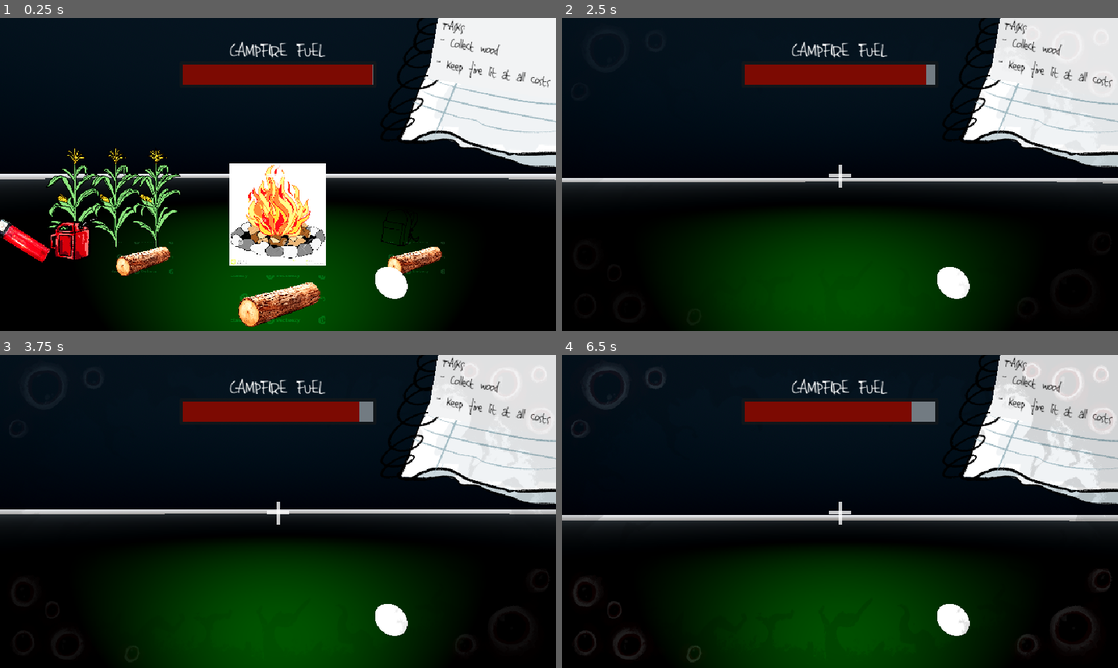
Above: before the commit, frames 1-4 (two rows, left to right).
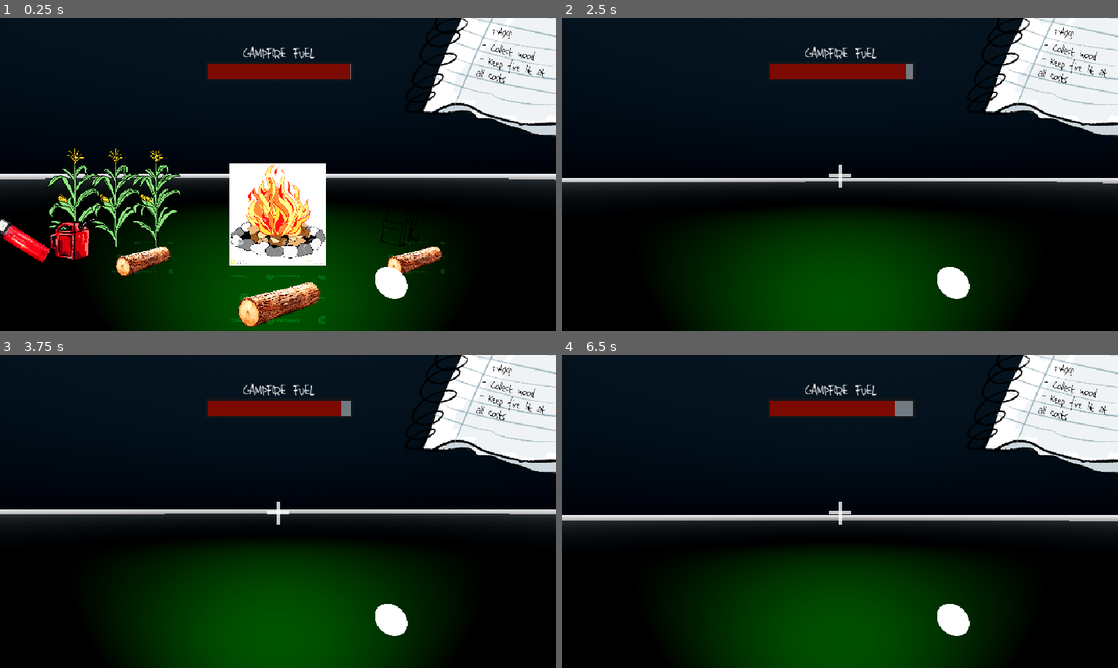
Above: after the commit, the same moments.

Repository: BradEstacio/pyronoia
Game: Godot game, scene res://Scenes/map.tscn
Same seed, same stepped clock (60 frames per second), same inputs: the game is played once before the commit and once after it. Sound files missing from this copy of the repository are replaced by a short silence.
Inputs (mouse positions are in pixels of both pictures, inside the frame that each line leads up to):
- Up to frame 1 (0.25 s): no input
- Up to frame 2 (2.5 s): tap Enter at 0.5 s; move the mouse to (867, 174) at 0.52 s; hold Up (ui_up) from 0.53 s (still down); tap E (ui_interact) at 0.6, 1.35, 2.1 s; move the mouse to (812, 174) at 1.27 s; tap Space at 2 s; move the mouse to (851, 168) at 2.02 s
- Up to frame 3 (3.75 s): keep holding Up (ui_up); tap Enter at 2.75 s; move the mouse to (272, 517) at 2.77 s; tap E (ui_interact) at 2.85, 3.6 s; tap Space at 3.5 s; move the mouse to (316, 514) at 3.52 s
- Up to frame 4 (6.5 s): tap Escape (ui_cancel) at 4.15 s; tap Enter at 4.25 s; move the mouse to (795, 508) at 4.27 s; tap E (ui_interact) at 4.35, 5.1, 5.85 s; tap Space at 5 s; move the mouse to (845, 511) at 5.02 s; move the mouse to (817, 505) at 5.77 s; release Up (ui_up) at 5.78 s; hold Right (ui_right) from 5.78 s (still down)

The runs differ from the first frame. In frame 1, 7.0% of the frame differs, in the area x 32-100%, y 0-48%; in frame 2, 7.3%; in frame 3, 7.6%; in frame 4, 11%, in the area x 0-100%, y 0-99%.

Commit message:
SFX and visual updates

Diff:
--- a/Scenes/Entities/campfire.tscn
+++ b/Scenes/Entities/campfire.tscn
@@ -1,10 +1,12 @@
-[gd_scene load_steps=7 format=3 uid="uid://c2q27maoaq61d"]
+[gd_scene load_steps=9 format=3 uid="uid://c2q27maoaq61d"]
 
 [ext_resource type="Script" uid="uid://byr15wwts30cc" path="res://Scripts/campfire.gd" id="1_qcxes"]
 [ext_resource type="Texture2D" uid="uid://dwvf0x1cer0ja" path="res://Sprites/Temporary/fire pit tmp.jpg" id="2_a7vrp"]
-[ext_resource type="AudioStream" uid="uid://dxvg8j5vls6t8" path="res://Assets/SFX/9726__rbirdwise__campfire-crackling/157187__rbirdwise__campfire-crackle-3.wav" id="3_mnbo1"]
+[ext_resource type="AudioStream" uid="uid://ciksxuejfno8l" path="res://Assets/SFX/9726__rbirdwise__campfire-crackling/157185__rbirdwise__campfire-crackle-1.wav" id="3_ftfgn"]
 [ext_resource type="AudioStream" uid="uid://bks46s3wkm577" path="res://Assets/SFX/530355__danielpodlovics__fire.wav" id="4_s4mwt"]
 [ext_resource type="AudioStream" uid="uid://jnfbi78538af" path="res://Assets/SFX/352174__inspectorj__dropping-wood-m.wav" id="5_s4mwt"]
+[ext_resource type="AudioStream" uid="uid://cvpj5tkeyemm7" path="res://Assets/SFX/369017__patobottos__heartbeats-61.wav" id="6_ftfgn"]
+[ext_resource type="AudioStream" uid="uid://bv5pjeyih0o4b" path="res://Assets/SFX/332809__loudernoises__heartbeat-100bpm-limited.wav" id="7_qmjfc"]
 
 [sub_resource type="SphereShape3D" id="SphereShape3D_8v6no"]
 
@@ -26,15 +28,26 @@
 [node name="CollisionShape3D" type="CollisionShape3D" parent="SpriteStaticBody" groups=["Sprite Collider"]]
 shape = SubResource("SphereShape3D_8v6no")
 
-[node name="Campfire1" type="AudioStreamPlayer3D" parent="."]
+[node name="CampfireCrackle" type="AudioStreamPlayer3D" parent="."]
 transform = Transform3D(1, 0, 0, 0, 1, 0, 0, 0, 1, 0, 0.5, 0)
-stream = ExtResource("3_mnbo1")
-autoplay = true
+stream = ExtResource("3_ftfgn")
+max_distance = 4096.0
 
 [node name="AddKindling" type="AudioStreamPlayer3D" parent="."]
 stream = ExtResource("4_s4mwt")
+volume_db = -12.5
 
 [node name="DropOffWood" type="AudioStreamPlayer3D" parent="."]
 stream = ExtResource("5_s4mwt")
 volume_db = -12.5
 pitch_scale = 0.75
+
+[node name="Heartbeat" type="AudioStreamPlayer" parent="."]
+stream = ExtResource("6_ftfgn")
+volume_db = -20.0
+
+[node name="HeartbeatFast" type="AudioStreamPlayer" parent="."]
+stream = ExtResource("7_qmjfc")
+volume_db = -17.5
+
+[connection signal="finished" from="CampfireCrackle" to="." method="_on_campfire_sound_finished"]
--- a/Scenes/Entities/wood.tscn
+++ b/Scenes/Entities/wood.tscn
@@ -32,6 +32,17 @@
 [node name="PickUp" type="AudioStreamPlayer3D" parent="."]
 transform = Transform3D(1, 0, 0, 0, 1, 0, 0, 0, 1, 0, 0.5, 0)
 stream = ExtResource("3_bxtp4")
+volume_db = -22.5
+pitch_scale = 0.8
 
 [node name="DropOffWood" type="AudioStreamPlayer3D" parent="."]
 stream = ExtResource("4_iqssn")
+volume_db = -15.0
+
+[node name="OmniLight3D" type="OmniLight3D" parent="."]
+visible = false
+light_color = Color(1, 1, 0, 1)
+light_energy = 2.5
+light_indirect_energy = 0.0
+omni_range = 2.5
+omni_attenuation = 2.0
--- a/Scenes/HUD/fuel_bar.tscn
+++ b/Scenes/HUD/fuel_bar.tscn
@@ -24,12 +24,13 @@
 anchor_top = 0.5
 anchor_right = 0.5
 anchor_bottom = 0.5
-offset_left = -170.0
+offset_left = -125.0
 offset_top = -195.0
-offset_right = 170.0
+offset_right = 215.0
 offset_bottom = -150.0
 grow_horizontal = 2
 grow_vertical = 2
+scale = Vector2(0.75, 0.75)
 
 [node name="Label" type="Label" parent="Panel"]
 layout_mode = 1
--- a/Scenes/HUD/prompt_hud.tscn
+++ b/Scenes/HUD/prompt_hud.tscn
@@ -18,7 +18,7 @@
 grow_vertical = 2
 mouse_filter = 2
 
-[node name="PickupPanel" type="Panel" parent="."]
+[node name="Pickup" type="Panel" parent="."]
 visible = false
 layout_mode = 1
 anchors_preset = 7
@@ -35,7 +35,7 @@
 mouse_filter = 2
 theme_override_styles/panel = SubResource("StyleBoxFlat_wpes4")
 
-[node name="Label" type="Label" parent="PickupPanel"]
+[node name="Label" type="Label" parent="Pickup"]
 layout_mode = 1
 anchors_preset = 8
 anchor_left = 0.5
@@ -54,7 +54,7 @@
 horizontal_alignment = 1
 vertical_alignment = 1
 
-[node name="DropoffPanel" type="Panel" parent="."]
+[node name="Drop" type="Panel" parent="."]
 visible = false
 layout_mode = 1
 anchors_preset = 7
@@ -71,7 +71,43 @@
 mouse_filter = 2
 theme_override_styles/panel = SubResource("StyleBoxFlat_wpes4")
 
-[node name="Label" type="Label" parent="DropoffPanel"]
+[node name="Label" type="Label" parent="Drop"]
+layout_mode = 1
+anchors_preset = 8
+anchor_left = 0.5
+anchor_top = 0.5
+anchor_right = 0.5
+anchor_bottom = 0.5
+offset_left = -20.0
+offset_top = -11.5
+offset_right = 20.0
+offset_bottom = 11.5
+grow_horizontal = 2
+grow_vertical = 2
+theme_override_fonts/font = ExtResource("1_7n5wc")
+theme_override_font_sizes/font_size = 32
+text = "Drop item (E)"
+horizontal_alignment = 1
+vertical_alignment = 1
+
+[node name="Kindling" type="Panel" parent="."]
+visible = false
+layout_mode = 1
+anchors_preset = 7
+anchor_left = 0.5
+anchor_top = 1.0
+anchor_right = 0.5
+anchor_bottom = 1.0
+offset_left = -87.5
+offset_top = -140.0
+offset_right = 87.5
+offset_bottom = -90.0
+grow_horizontal = 2
+grow_vertical = 0
+mouse_filter = 2
+theme_override_styles/panel = SubResource("StyleBoxFlat_wpes4")
+
+[node name="Label" type="Label" parent="Kindling"]
 layout_mode = 1
 anchors_preset = 8
 anchor_left = 0.5
@@ -98,9 +134,9 @@
 anchor_top = 1.0
 anchor_right = 0.5
 anchor_bottom = 1.0
-offset_left = -87.5
+offset_left = -115.0
 offset_top = -140.0
-offset_right = 87.5
+offset_right = 115.0
 offset_bottom = -90.0
 grow_horizontal = 2
 grow_vertical = 0
@@ -122,7 +158,7 @@
 grow_vertical = 2
 theme_override_fonts/font = ExtResource("1_7n5wc")
 theme_override_font_sizes/font_size = 32
-text = "Not needed right now"
+text = "I don't need that right now"
 horizontal_alignment = 1
 vertical_alignment = 1
 
--- a/Scenes/HUD/task_list.tscn
+++ b/Scenes/HUD/task_list.tscn
@@ -13,39 +13,31 @@
 mouse_filter = 2
 
 [node name="Sprite2D" type="Sprite2D" parent="."]
-position = Vector2(480, 270)
-scale = Vector2(0.5, 0.5)
+position = Vector2(540, 215)
+scale = Vector2(0.45, 0.45)
 texture = ExtResource("1_r025w")
 
-[node name="ColorRect" type="ColorRect" parent="."]
-layout_mode = 0
-offset_left = 763.00006
-offset_top = -37.999996
-offset_right = 1057.2935
-offset_bottom = 105.99361
-rotation = 0.16734105
-color = Color(0.9490196, 0.9529412, 0.95686275, 1)
-
-[node name="Title" type="Label" parent="ColorRect"]
-layout_mode = 0
-offset_left = 9.607178
-offset_top = 32.85881
-offset_right = 219.60718
-offset_bottom = 67.85881
+[node name="Title" type="Label" parent="Sprite2D"]
+offset_left = 695.0
+offset_top = -460.0
+offset_right = 905.0
+offset_bottom = -373.0
+rotation = 0.17453292
 theme_override_colors/font_color = Color(0, 0, 0, 1)
 theme_override_fonts/font = ExtResource("1_76h0m")
-theme_override_font_sizes/font_size = 30
+theme_override_font_sizes/font_size = 60
 text = "TASKS:"
 
-[node name="Label" type="Label" parent="ColorRect"]
-layout_mode = 0
-offset_left = 9.760368
-offset_top = 61.90959
-offset_right = 219.76038
-offset_bottom = 136.89735
+[node name="Label" type="Label" parent="Sprite2D"]
+offset_left = 658.0
+offset_top = -402.0
+offset_right = 956.07324
+offset_bottom = -186.0
+rotation = 0.20943952
 theme_override_colors/font_color = Color(0, 0, 0, 1)
+theme_override_constants/line_spacing = -17
 theme_override_fonts/font = ExtResource("1_76h0m")
-theme_override_font_sizes/font_size = 30
+theme_override_font_sizes/font_size = 60
 text = "- Collect wood
 - Keep fire lit at all costs"
 autowrap_mode = 2
--- a/Scenes/HUD/vignette.tscn
+++ b/Scenes/HUD/vignette.tscn
@@ -16,16 +16,16 @@
 
 [node name="Vignette" type="Control"]
 layout_mode = 3
-anchors_preset = 15
-anchor_right = 1.0
-anchor_bottom = 1.0
+anchors_preset = 8
+anchor_left = 0.5
+anchor_top = 0.5
+anchor_right = 0.5
+anchor_bottom = 0.5
 grow_horizontal = 2
 grow_vertical = 2
 mouse_filter = 2
 
 [node name="AnimatedVignette" type="AnimatedSprite2D" parent="."]
-position = Vector2(480, 270)
-scale = Vector2(0.5, 0.5)
 sprite_frames = SubResource("SpriteFrames_qc8b6")
 speed_scale = 0.25
 
--- /dev/null
+++ b/Scenes/SFX/task_update.tscn
@@ -0,0 +1,8 @@
+[gd_scene load_steps=2 format=3 uid="uid://d2gvp6wkwh5nl"]
+
+[ext_resource type="AudioStream" uid="uid://b8daoemn5xmdp" path="res://Assets/SFX/667399__mastersuite__scribble.mp3" id="1_hesc1"]
+
+[node name="TaskUpdate" type="AudioStreamPlayer"]
+stream = ExtResource("1_hesc1")
+volume_db = -5.0
+pitch_scale = 0.85
--- /dev/null
+++ b/Scenes/VFX/smoke_vfx.tscn
@@ -0,0 +1,58 @@
+[gd_scene load_steps=8 format=3 uid="uid://dhwyemnto2rat"]
+
+[sub_resource type="Gradient" id="Gradient_mv11o"]
+offsets = PackedFloat32Array(0.372, 0.64)
+colors = PackedColorArray(0, 0, 0, 1, 0.23137255, 0.26666668, 0.29411766, 1)
+
+[sub_resource type="GradientTexture1D" id="GradientTexture1D_b4ub0"]
+gradient = SubResource("Gradient_mv11o")
+
+[sub_resource type="Curve" id="Curve_mv11o"]
+_data = [Vector2(0, 0.10344839), 0.0, 0.0, 0, 0, Vector2(0.2536232, 1), 0.0, 0.0, 0, 0, Vector2(1, 0.24962527), 0.0, 0.0, 0, 0]
+point_count = 3
+
+[sub_resource type="CurveTexture" id="CurveTexture_b4ub0"]
+curve = SubResource("Curve_mv11o")
+
+[sub_resource type="ParticleProcessMaterial" id="ParticleProcessMaterial_tmgua"]
+angle_min = 1.0728835e-05
+angle_max = 360.00003
+direction = Vector3(0, 1, 0)
+spread = 30.0
+initial_velocity_min = 1.0
+initial_velocity_max = 4.0
+angular_velocity_min = -1.6093254e-05
+angular_velocity_max = 39.999985
+gravity = Vector3(0, 0, 0)
+linear_accel_min = 0.99999774
+linear_accel_max = 4.9999976
+scale_min = 0.01
+scale_max = 0.75
+scale_curve = SubResource("CurveTexture_b4ub0")
+color_initial_ramp = SubResource("GradientTexture1D_b4ub0")
+hue_variation_min = -0.020000022
+hue_variation_max = 0.019999977
+
+[sub_resource type="StandardMaterial3D" id="StandardMaterial3D_pc1m7"]
+transparency = 1
+blend_mode = 1
+shading_mode = 0
+vertex_color_use_as_albedo = true
+albedo_color = Color(0.23137255, 0.26666668, 0.29411766, 1)
+billboard_mode = 3
+billboard_keep_scale = true
+particles_anim_h_frames = 1
+particles_anim_v_frames = 1
+particles_anim_loop = false
+
+[sub_resource type="QuadMesh" id="QuadMesh_k8obb"]
+material = SubResource("StandardMaterial3D_pc1m7")
+
+[node name="FireVFX" type="Node3D"]
+
+[node name="GPUParticles3D" type="GPUParticles3D" parent="."]
+amount = 500
+lifetime = 0.45
+randomness = 1.0
+process_material = SubResource("ParticleProcessMaterial_tmgua")
+draw_pass_1 = SubResource("QuadMesh_k8obb")
--- a/Scripts/campfire.gd
+++ b/Scripts/campfire.gd
@@ -22,7 +22,10 @@
 var whispers: Node
 var stage := 0
 var task_list_text: Label
-#var stage_one_texT
+var slow_heartbeat_playing := false
+var fast_heartbeat_playing := false
+var whispers_playing := false
+var vignette_tween: Tween
 
 func add_fuel(fuel_added := 0.0) -> void:
 	print("Added fuel!")
@@ -55,21 +58,30 @@
 # Called when the node enters the scene tree for the first time.
 func _ready() -> void:
 	sprite = get_node("Sprite3D")
+
+	$CampfireCrackle.play()
+
 	fuel_level = start_fuel_level
 	progress_node = %FuelBar.get_node("%ProgressBar")
 	progress_node.value = 255.0
 	whispers = %Vignette.get_node("AudioStreamPlayer")
 	%Vignette.modulate.a = 255.0 - fuel_level
-	task_list_text = %TaskList.get_node("ColorRect/Label")
+	task_list_text = %TaskList.get_node("Sprite2D/Label")
 
 # Called every frame. 'delta' is the elapsed time since the previous frame.
 func _process(delta: float) -> void:
+	if vignette_tween:
+		vignette_tween.kill()
+
 	if stage == 0: # Throw wood into fire
 		fuel_level = max(fuel_level - fuel_drain_speed * delta, 0)
 		fuel_percent = fuel_level / maximum_fuel_level
+		var fuel_percent_offset = min(fuel_percent, 0.75)
 		progress_node.value = fuel_level
-		whispers.volume_db = -40.0 + (30 * abs(1 - fuel_percent))
+		vignette_tween = create_tween()
+		vignette_tween.tween_property(%Vignette, "scale", Vector2(max(1 - (.5 * abs(0.75 - fuel_percent_offset)), 0.5), max(1 - (0.75 * abs(0.75 - fuel_percent_offset)), 0.5)), 0.1)
 		%Vignette.modulate.a = abs(1 - fuel_percent)
+		whispers.volume_db = -40.0 + (30 * abs(0.75 - fuel_percent_offset))
 		if fuel_level <= 0:
 			get_tree().change_scene_to_file("res://Scenes/Screens/lose_screen.tscn")
 		if cur_wood >= wood_needed:
@@ -79,15 +91,18 @@
 			for object in belongings:
 				var object_pickup := object as Pickupable
 				object_pickup.active = true
+			TaskUpdate.play()
 			task_list_text.text = "-You angered it\n-Throw your belongings in the fire"
 			# TO DO: add writing noise
 	elif stage == 1: # Throw belongings into fire
-		if fuel_level != maximum_fuel_level:
-			fuel_level = min(fuel_level + 10 * delta, maximum_fuel_level)
-			fuel_percent = fuel_level / maximum_fuel_level
-			progress_node.value = fuel_level
-			whispers.volume_db = -25.0
-			%Vignette.modulate.a = 0.4
+		#if fuel_level != maximum_fuel_level:
+		fuel_level = fuel_level + 10 * delta
+		fuel_percent = fuel_level / maximum_fuel_level
+		progress_node.value = fuel_level
+		whispers.volume_db = -25.0
+		vignette_tween = create_tween()
+		vignette_tween.tween_property(%Vignette, "scale", Vector2(0.5, 0.5), 0.1)
+		%Vignette.modulate.a = 0.4
 		if cur_belongings >= belongings_needed:
 			print("Stage 1 - Belongings: Completed.")
 			stage += 1
@@ -95,6 +110,9 @@
 			for object in fire_items:
 				var object_pickup := object as Pickupable
 				object_pickup.active = true
+			TaskUpdate.volume_db = -5.0
+			TaskUpdate.pitch_scale = 1.0
+			TaskUpdate.play()
 			task_list_text.text = "-Collect lighter\n-Collect gas can"
 			# TO DO: add writing noise
 	elif stage == 2: # Collect fire items
@@ -105,9 +123,56 @@
 			for object in burnables:
 				var object_pickup := object as Burnable
 				object_pickup.active = true
+			TaskUpdate.pitch_scale = 1.25
+			TaskUpdate.play()
 			task_list_text.text = "-Its too late\n-Light everything on fire"
 			# TO DO: add writing noise
 	elif stage == 3: # Light everything on fire
 		if cur_fires >= fires_needed:
 			print("Stage 3 - Light fires: Completed.")
 			get_tree().change_scene_to_file("res://Scenes/Screens/win_screen.tscn")
+
+	if ((fuel_percent <= 0.75 and fuel_percent > 0.5) or (stage >= 1 and stage < 3)) and !slow_heartbeat_playing:
+		if fast_heartbeat_playing:
+			$Heartbeat.stop()
+			$Heartbeat.stream = load("res://Assets/SFX/369017__patobottos__heartbeats-61.wav")
+			fast_heartbeat_playing = false
+		$Heartbeat.play()
+		slow_heartbeat_playing = true
+	if (fuel_percent <= 0.5 or stage >= 3) and !fast_heartbeat_playing:
+		if slow_heartbeat_playing:
+			$Heartbeat.stop()
+			$Heartbeat.stream = load("res://Assets/SFX/332809__loudernoises__heartbeat-100bpm-limited.wav")
+			slow_heartbeat_playing = false
+		$Heartbeat.play()
+		fast_heartbeat_playing = true
+	if fuel_percent > 0.75 and (slow_heartbeat_playing) and stage < 1:
+		$Heartbeat.stop()
+		slow_heartbeat_playing = false
+		fast_heartbeat_playing = false
+
+	if stage < 1:
+		vignette_tween = create_tween()
+		vignette_tween.tween_property(%Vignette, "scale", Vector2(1 - (.5 * abs(1 - fuel_percent)), 1 - (.5 * abs(1 - fuel_percent))), 0.1)
+	else:
+		pass
+
+func _on_campfire_sound_finished() -> void:
+	if stage <= 0:
+		if fuel_percent <= 50:
+			$CampfireCrackle.volume_db = randf_range(-10.0, -7.5)
+			$CampfireCrackle.pitch_scale = randf_range(0.5, 0.75)
+		else:
+			$CampfireCrackle.volume_db = randf_range(-2.5, 5.0)
+			$CampfireCrackle.pitch_scale = randf_range(0.83, 1.2)
+			$CampfireCrackle.play()
+	if stage >= 1 || stage <= 2:
+		$CampfireCrackle.volume_db = randf_range(0.0, 20.0)
+		$CampfireCrackle.pitch_scale = 1.2
+		$CampfireCrackle.play()
+	if stage >= 3:
+		$CampfireCrackle.volume_db = randf_range(20.0, 40.0)
+		$CampfireCrackle.pitch_scale = 1.5
+		$CampfireCrackle.play()
+	else:
+		$CampfireCrackle.play()
--- a/Scripts/lose_screen.gd
+++ b/Scripts/lose_screen.gd
@@ -12,4 +12,4 @@
 func _on_main_menu_pressed() -> void:
 	CloseButtonSfx.play()
 	await CloseButtonSfx.finished
-	get_tree().change_scene_to_file("res://Scenes/Screens/title_screen.tscn")
+	get_tree().change_scene_to_file("res://Scenes/Screens/title_scene.tscn")
--- a/Scripts/player_controller.gd
+++ b/Scripts/player_controller.gd
@@ -51,6 +51,8 @@
 
 	var result := space.intersect_ray(query)
 	if result:
+		if result and held_item:
+			%PromptHUD.get_node("Drop").show()
 		return result.position
 
 	return Vector3.ZERO
@@ -118,10 +120,17 @@
 		return null
 
 	if "Interactable" in collider.get_groups():
-		var col_sprite3d_child = collider.get_node("Sprite3D")
-		if col_sprite3d_child:
-			# outlines object when within visible range
-			%PromptHUD.get_node("PickupPanel").show()
+		if "Item" in collider.get_groups() and !held_item:
+			if collider.active:
+				%PromptHUD.get_node("Pickup").show()
+				if collider.get_node("OmniLight3D"):
+					collider.get_node("OmniLight3D").show()
+			else:
+				%PromptHUD.get_node("NotNeeded").show()
+		if "Campfire" in collider.get_groups() and held_item:
+			%PromptHUD.get_node("Kindling").show()
+		if "Burnable" in collider.get_groups() and collider.active:
+			%PromptHUD.get_node("Burn").show()
 		return collider
 	else:
 		return null
@@ -168,10 +177,13 @@
 func _process(_delta: float) -> void:
 	# Handle picking up and dropping items
 	get_looked_at_object(pickup_distance)
+	var drop_pos = get_look_position(pickup_distance)
 	if Input.is_action_just_pressed("ui_interact"):
 		if not is_holding_item: # Pick up item
 			var node := get_looked_at_object(pickup_distance)
 			if node:
+				if node.get_node("OmniLight3D"):
+					node.get_node("OmniLight3D").hide()
 				if "Fire Item" in node.get_groups():
 					campfire.get_fire_item()
 					node.queue_free()
@@ -202,18 +214,26 @@
 					is_holding_item = false
 					held_item = null
 				else:
-					var drop_pos := get_look_position(pickup_distance)
 					if drop_pos != Vector3.ZERO:
 						held_item.drop_item(drop_pos)
 			else:
-				var drop_pos := get_look_position(pickup_distance)
 				if drop_pos != Vector3.ZERO:
 					held_item.drop_item(drop_pos)
 
-	# Handle hover/outline shader
+	# Handle hover
 	var last_looked_at_object = looked_at_object
 	looked_at_object = get_looked_at_object(pickup_distance)
 	if last_looked_at_object and looked_at_object != last_looked_at_object:
-		var col_sprite3d_child = last_looked_at_object.get_node("Sprite3D")
-		if col_sprite3d_child:
-			%PromptHUD.get_node("PickupPanel").hide()
+		if last_looked_at_object.get_node("OmniLight3D"):
+				last_looked_at_object.get_node("OmniLight3D").hide()
+		for child in %PromptHUD.get_children():
+			if child.visible:
+				child.hide()
+	if !held_item || !drop_pos:
+		%PromptHUD.get_node("Drop").hide()
+
+	if Input.is_action_just_pressed("ui_cancel"):
+		if Input.mouse_mode == Input.MOUSE_MODE_CAPTURED:
+			Input.mouse_mode = Input.MOUSE_MODE_VISIBLE
+		else:
+			Input.mouse_mode = Input.MOUSE_MODE_CAPTURED
--- a/Scripts/win_screen.gd
+++ b/Scripts/win_screen.gd
@@ -12,4 +12,4 @@
 func _on_main_menu_pressed() -> void:
 	CloseButtonSfx.play()
 	await CloseButtonSfx.finished
-	get_tree().change_scene_to_file("res://Scenes/Screens/title_screen.tscn")
+	get_tree().change_scene_to_file("res://Scenes/Screens/title_scene.tscn")
--- a/project.godot
+++ b/project.godot
@@ -19,6 +19,7 @@
 
 OpenButtonSfx="*res://Scenes/SFX/open_button_sfx.tscn"
 CloseButtonSfx="*res://Scenes/SFX/close_button_sfx.tscn"
+TaskUpdate="*res://Scenes/SFX/task_update.tscn"
 
 [display]
 
Not shown, changed: Assets/SFX/369017__patobottos__heartbeats-61.wav.import
Not shown, added: Assets/SFX/655369__21100495__opening-gas-canister.wav.import
Not shown, changed: Assets/SFX/9726__rbirdwise__campfire-crackling/157187__rbirdwise__campfire-crackle-3.wav.import
Not shown, added: Assets/SFX/655369__21100495__opening-gas-canister.wav
